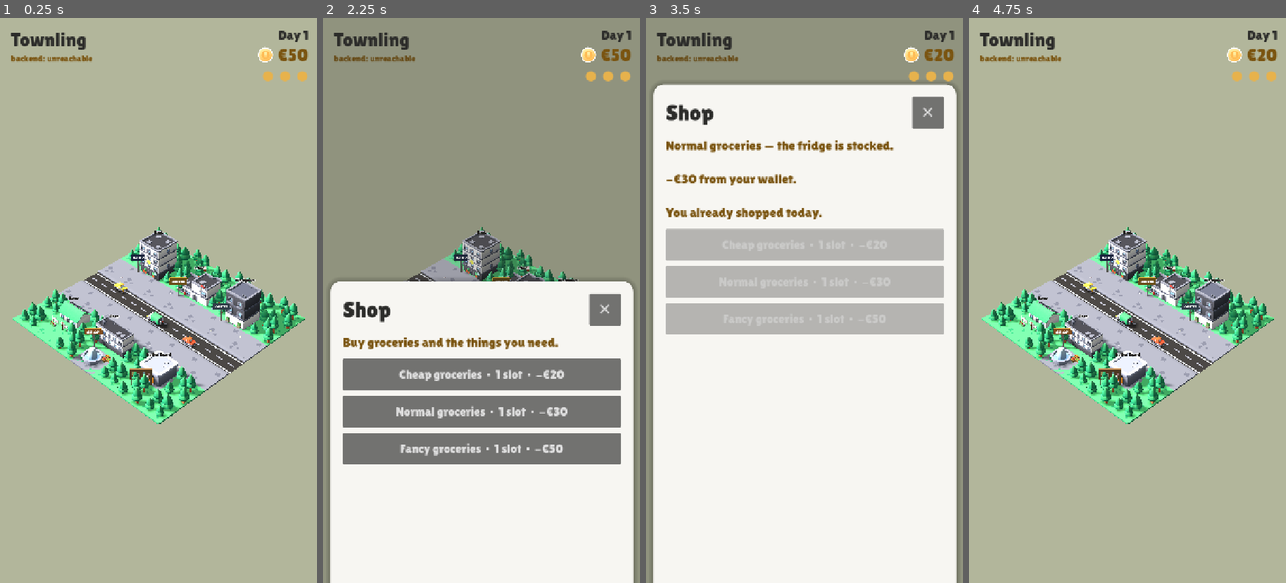
Above: before the commit, frames 1-4 (left to right).
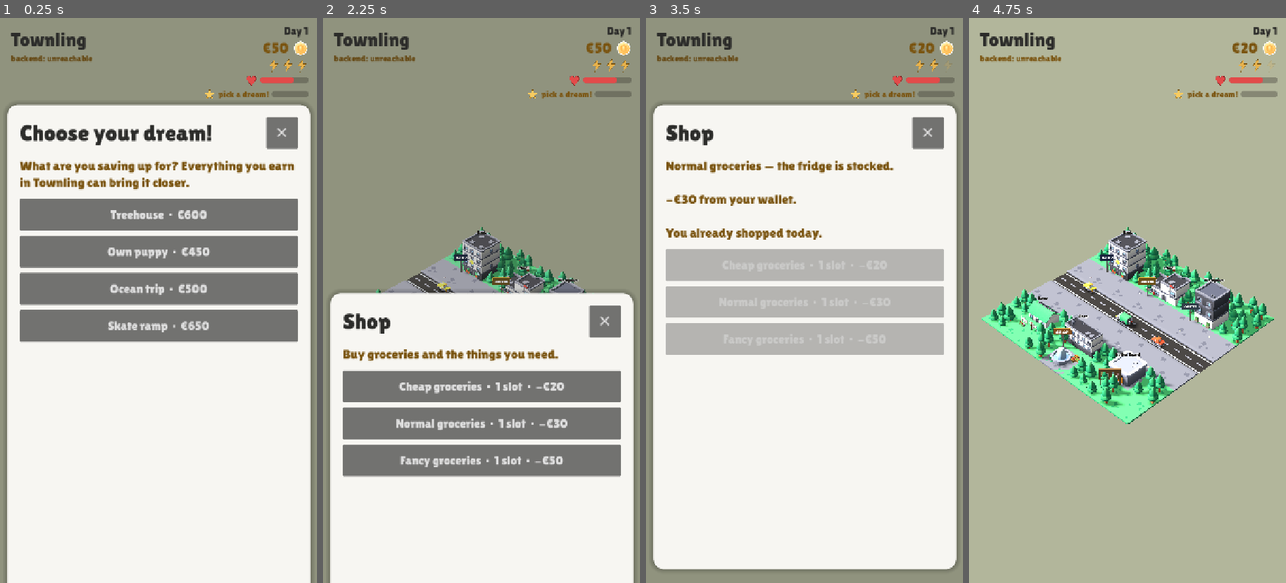
Above: after the commit, the same moments.

Repository: ayeshaverdan/townling
Game: Godot game, scene res://scenes/diorama.tscn
Two runs of this game, one before a commit and one after it. Both use one fixed random seed, a clock stepped at 60 frames per second and the inputs below.
Inputs (mouse positions are in pixels of both pictures, inside the frame that each line leads up to):
- Up to frame 1 (0.25 s): no input
- Up to frame 2 (2.25 s): click (605, 131) at 0.5 s, where only the run after the commit has a clickable "✕"; tap Enter at 1.25 s; move the mouse to (551, 272) at 1.27 s; click (551, 272) at 1.42 s; tap Space at 2 s; move the mouse to (418, 328) at 2.02 s; click (418, 328) at 2.17 s
- Up to frame 3 (3.5 s): click "Normal groceries · 1 slot · −…" at 2.75 s
- Up to frame 4 (4.75 s): click "✕" at 3.5 s; tap Enter at 4.25 s; move the mouse to (1159, 176) at 4.27 s; click (1159, 176) at 4.42 s

The runs differ from the first frame. In frame 1, 98% of the frame differs, in the area x 0-100%, y 0-100%; in frame 2, 16%; in frame 3, 21%; in frame 4, 1.4%.

Commit message:
The Dream, wellbeing, and visible money purpose (first kid feedback)
First playtest question from a real kid: "why do we need money?" — the
design doc's answer is the dream system (§8) and the treadmill, which the
first gameplay slice lacked. This adds them:

- The Dream: chosen on day 1 before anything else (spec §2) from the §12
  catalog (Treehouse/Puppy/Ocean trip/Skate ramp); funded in €25 steps from
  Home; appears on the diorama as a white ghost that solidifies with every
  contribution and turns gold when complete. HUD shows star + €saved/€goal
  progress bar. Non-dismissable picker on first run.
- Wellbeing (spec §9, simplified): 0-100 meter, heart bar in HUD; rest +20;
  overnight drift -5; food matters (cheap -5 / normal 0 / fancy +5; no
  dinner -10); below 30 shifts pay 80% with "worn out" feedback.
- Money purpose made visible: Home shows rent countdown + dream ledger;
  evening summary warns about no dinner and shows the dream fund.
- Icons: Pillow-generated heart/bolt/star PNGs (emoji don't render in web
  builds); energy slots are now bolt icons; wallet €-then-coin.
- Economy tests extended to 32 checks (wellbeing drift/clamps, tired pay,
  dream select/fund/complete); still gate the Docker build.

Co-Authored-By: Claude Opus 4.8 <noreply@anthropic.com>

Diff:
--- a/game/data/economy.json
+++ b/game/data/economy.json
@@ -1,13 +1,28 @@
 {
-	"comment": "Launch-tuning defaults per system spec §2/§8. All tunables are data, not code.",
+	"comment": "Launch-tuning defaults per system spec §2/§8/§9/§12. All tunables are data, not code.",
 	"starter_wallet": 50,
 	"slots_per_day": 3,
 	"courier_shift": { "pay": 24, "tip": 4 },
 	"groceries": [
-		{ "id": "cheap", "label": "Cheap", "cost": 20 },
-		{ "id": "normal", "label": "Normal", "cost": 30 },
-		{ "id": "fancy", "label": "Fancy", "cost": 50 }
+		{ "id": "cheap", "label": "Cheap", "cost": 20, "wellbeing": -5 },
+		{ "id": "normal", "label": "Normal", "cost": 30, "wellbeing": 0 },
+		{ "id": "fancy", "label": "Fancy", "cost": 50, "wellbeing": 5 }
 	],
+	"no_food_penalty": 10,
 	"rent_weekly": 60,
-	"savings_step": 10
+	"savings_step": 10,
+	"dream_step": 25,
+	"dreams": [
+		{ "id": "treehouse", "label": "Treehouse", "cost": 600 },
+		{ "id": "puppy", "label": "Own puppy", "cost": 450 },
+		{ "id": "ocean", "label": "Ocean trip", "cost": 500 },
+		{ "id": "ramp", "label": "Skate ramp", "cost": 650 }
+	],
+	"wellbeing": {
+		"start": 70,
+		"daily_drift": -5,
+		"rest_gain": 20,
+		"low_threshold": 30,
+		"low_pay_mult": 0.8
+	}
 }
--- a/game/scripts/diorama.gd
+++ b/game/scripts/diorama.gd
@@ -70,7 +70,13 @@
 
 var _hud_day: Label
 var _hud_wallet: Label
-var _hud_slots: Label
+var _hud_bolts: Array[TextureRect] = []
+var _hud_heart: ProgressBar
+var _hud_dream_label: Label
+var _hud_dream_bar: ProgressBar
+
+var _dream_spot: Node3D
+var _dream_spot_key := ""  # rebuild ghost only when dream/progress bucket changes
 
 var _config_request: HTTPRequest
 var _health_request: HTTPRequest
@@ -88,6 +94,11 @@
 	if "--shot" in OS.get_cmdline_args():
 		_capture_and_quit()
 		return
+
+	# Day 1, minute 2 (spec §2): the dream is chosen before anything else —
+	# it is the answer to "why do we need money?".
+	if GameState.dream_id == "":
+		_open_dream_picker.call_deferred()
 
 	_config_request = HTTPRequest.new()
 	_health_request = HTTPRequest.new()
@@ -118,6 +129,29 @@
 			if _picks[i]["name"] == "Workplace":
 				_open_screen(i)
 				break
+	elif "--dream" in OS.get_cmdline_args():
+		GameState.autosave = false
+		GameState.init_new()
+		GameState.select_dream("treehouse")
+		GameState.wallet = 400
+		for i in 12:
+			GameState.fund_dream()
+	elif "--ui2" in OS.get_cmdline_args():
+		GameState.autosave = false
+		GameState.init_new()
+		_open_dream_picker()
+	elif "--ui3" in OS.get_cmdline_args():
+		GameState.autosave = false
+		GameState.init_new()
+		GameState.select_dream("treehouse")
+		GameState.wallet = 210
+		GameState.fund_dream()
+		GameState.fund_dream()
+		GameState.fund_dream()
+		for i in _picks.size():
+			if _picks[i]["name"] == "Home":
+				_open_screen(i)
+				break
 	for _i in range(6):
 		await get_tree().process_frame
 	var image := get_viewport().get_texture().get_image()
@@ -204,7 +238,7 @@
 		Vector2i(0, 1), Vector2i(2, 1), Vector2i(4, 1), Vector2i(6, 1),
 		Vector2i(0, 5), Vector2i(2, 5), Vector2i(4, 5), Vector2i(6, 5),
 		Vector2i(0, 6), Vector2i(2, 6), Vector2i(4, 6),
-		Vector2i(5, 6), Vector2i(6, 6),
+		Vector2i(5, 6),
 	]
 	var tall := true
 	for cell in tree_cells:
@@ -214,6 +248,7 @@
 	# A fountain centrepiece in the front park, and a little sidewalk colour.
 	_spawn("pavement-fountain", FOUNTAIN_CELL)
 	_scatter_confetti()
+	_update_dream_spot()
 
 	# Street life: cars on the two lanes, a delivery truck by the Shop.
 	# (Car Kit uses a larger unit scale; ~0.18 fits our 1x1 tiles.)
@@ -464,6 +499,89 @@
 		root.add_child(note)
 
 
+# --- The dream on the diorama (design doc §8: dotted outline that fills) -----
+
+const DREAM_CELL := Vector2i(6, 6)
+
+## Rebuild the ghost when the dream or its progress bucket changes. The dream
+## starts as a pale ghost and solidifies as it is funded; complete = gold.
+func _update_dream_spot() -> void:
+	var key := "%s:%d:%s" % [
+		GameState.dream_id, int(GameState.dream_progress() * 10.0),
+		str(GameState.dream_complete())]
+	if key == _dream_spot_key:
+		return
+	_dream_spot_key = key
+	if _dream_spot != null:
+		_dream_spot.queue_free()
+		_dream_spot = null
+	if GameState.dream_id == "":
+		return
+
+	_dream_spot = Node3D.new()
+	_dream_spot.position = Vector3(DREAM_CELL.x * TILE, GROUND_Y, DREAM_CELL.y * TILE)
+	world.add_child(_dream_spot)
+
+	var mat := StandardMaterial3D.new()
+	if GameState.dream_complete():
+		mat.albedo_color = Color(0.95, 0.83, 0.5, 1.0)   # solid gold — it's real!
+	else:
+		mat.transparency = BaseMaterial3D.TRANSPARENCY_ALPHA
+		mat.albedo_color = Color(1, 1, 1, 0.22 + 0.55 * GameState.dream_progress())
+	mat.roughness = 0.9
+	mat.specular_mode = BaseMaterial3D.SPECULAR_DISABLED
+
+	match GameState.dream_id:
+		"treehouse":
+			_dream_mesh(_box_mesh(Vector3(0.12, 0.5, 0.12)), Vector3(0, 0.25, 0), mat)
+			_dream_mesh(_box_mesh(Vector3(0.44, 0.05, 0.44)), Vector3(0, 0.52, 0), mat)
+			_dream_mesh(_box_mesh(Vector3(0.3, 0.22, 0.3)), Vector3(0, 0.65, 0), mat)
+			_dream_mesh(_prism_mesh(Vector3(0.36, 0.16, 0.36)), Vector3(0, 0.84, 0), mat)
+		"puppy":
+			_dream_mesh(_box_mesh(Vector3(0.34, 0.26, 0.34)), Vector3(0, 0.13, 0), mat)
+			_dream_mesh(_prism_mesh(Vector3(0.4, 0.18, 0.4)), Vector3(0, 0.35, 0), mat)
+		"ocean":
+			_dream_mesh(_box_mesh(Vector3(0.5, 0.1, 0.2)), Vector3(0, 0.1, 0), mat)
+			_dream_mesh(_box_mesh(Vector3(0.03, 0.34, 0.03)), Vector3(0, 0.32, 0), mat)
+			_dream_mesh(_prism_mesh(Vector3(0.26, 0.24, 0.02)), Vector3(0.13, 0.32, 0), mat)
+		"ramp":
+			_dream_mesh(_prism_mesh(Vector3(0.3, 0.22, 0.36)), Vector3(-0.18, 0.11, 0), mat, 90.0)
+			_dream_mesh(_prism_mesh(Vector3(0.3, 0.22, 0.36)), Vector3(0.18, 0.11, 0), mat, -90.0)
+
+	var tag := Label3D.new()
+	tag.text = "MY DREAM" if not GameState.dream_complete() else "DREAM COME TRUE!"
+	tag.font = _font
+	tag.billboard = BaseMaterial3D.BILLBOARD_ENABLED
+	tag.pixel_size = 0.003
+	tag.font_size = 30
+	tag.modulate = Color("7a5410")
+	tag.outline_size = 8
+	tag.outline_modulate = Color(1, 1, 1, 0.9)
+	tag.position = Vector3(0, 1.15, 0)
+	_dream_spot.add_child(tag)
+
+
+func _dream_mesh(mesh: Mesh, pos: Vector3, mat: Material, rot_deg: float = 0.0) -> void:
+	var mi := MeshInstance3D.new()
+	mi.mesh = mesh
+	mi.material_override = mat
+	mi.position = pos
+	mi.rotation.y = deg_to_rad(rot_deg)
+	_dream_spot.add_child(mi)
+
+
+func _box_mesh(size: Vector3) -> BoxMesh:
+	var m := BoxMesh.new()
+	m.size = size
+	return m
+
+
+func _prism_mesh(size: Vector3) -> PrismMesh:
+	var m := PrismMesh.new()
+	m.size = size
+	return m
+
+
 ## A little scattered colour on the sidewalks (fixed, deterministic).
 func _scatter_confetti() -> void:
 	var spots := [
@@ -578,6 +696,10 @@
 	if GameState.rent_due_tonight():
 		lines += "\nRent    ↓  €%d  (due tonight)" % GameState.rent_amount()
 	lines += "\nWallet  =  €%d" % GameState.wallet
+	if GameState.groceries_today == "":
+		lines += "\n\nNo dinner tonight — that will hurt tomorrow!"
+	if GameState.dream_id != "" and not GameState.dream_complete():
+		lines += "\nDream fund:  €%d / €%d" % [GameState.dream_saved, GameState.dream_cost()]
 	_screen_body.text = lines
 	_build_actions()
 	_show_card()
@@ -617,10 +739,28 @@
 
 # --- Per-building actions ----------------------------------------------------
 
+## Day-1 dream picker (spec §2 minute 2-3): install the pull before the grind.
+func _open_dream_picker() -> void:
+	_current_screen = "Dream"
+	_screen_title.text = "Choose your dream!"
+	_screen_body.text = "What are you saving up for? Everything you earn in Townling can bring it closer."
+	_build_actions()
+	_show_card()
+
+
 func _build_actions() -> void:
 	for child in _actions.get_children():
 		child.queue_free()
 	match _current_screen:
+		"Dream":
+			if GameState.dream_id == "":
+				for d in GameState.econ.get("dreams", []):
+					var db := _action_button("%s  ·  €%d" % [d.get("label", "?"), int(d.get("cost", 0))])
+					var did: String = d.get("id", "")
+					db.pressed.connect(func() -> void: _pick_dream(did))
+			else:
+				var go := _action_button("Let's go!")
+				go.pressed.connect(_close_screen)
 		"Workplace":
 			var shift: Dictionary = GameState.econ.get("courier_shift", {})
 			var pay := int(shift.get("pay", 24)) + int(shift.get("tip", 4))
@@ -641,9 +781,22 @@
 			if GameState.groceries_today != "":
 				_screen_body.text += "\n\nYou already shopped today."
 		"Home":
-			var r := _action_button("Rest  ·  1 slot")
+			var days_left := 7 - ((GameState.day - 1) % 7 + 1)
+			var rent_line := "Rent €%d is due tonight!" % GameState.rent_amount() \
+				if GameState.rent_due_tonight() else \
+				"Rent €%d due in %d day%s." % [GameState.rent_amount(), days_left, "" if days_left == 1 else "s"]
+			_screen_body.text += "\n\n" + rent_line
+			if GameState.dream_id != "" and not GameState.dream_complete():
+				_screen_body.text += "\nDream:  %s  €%d / €%d" % [
+					GameState.dream_def().get("label", ""), GameState.dream_saved, GameState.dream_cost()]
+			var r := _action_button("Rest  ·  1 slot  ·  wellbeing up")
 			r.disabled = GameState.slots_left <= 0
 			r.pressed.connect(_do_rest)
+			if GameState.dream_id != "" and not GameState.dream_complete():
+				var step := int(GameState.econ.get("dream_step", 25))
+				var fd := _action_button("Put €%d toward your dream" % step)
+				fd.disabled = GameState.wallet <= 0
+				fd.pressed.connect(_do_fund_dream)
 		"Bank":
 			_screen_body.text += "\n\nSavings jar:  €%d" % GameState.savings
 			var step := int(GameState.econ.get("savings_step", 10))
@@ -669,12 +822,37 @@
 	return b
 
 
+func _pick_dream(id: String) -> void:
+	if not GameState.select_dream(id):
+		return
+	Sfx.play(SND_OPEN, -8.0)
+	_screen_body.text = "A %s! Wonderful choice.\n\nLook for the ghostly outline in town — every coin you put toward it makes it more real." % GameState.dream_def().get("label", "")
+	_build_actions()
+
+
+func _do_fund_dream() -> void:
+	var r: Dictionary = GameState.fund_dream()
+	if r.is_empty():
+		return
+	Sfx.play(SND_OPEN, -10.0)
+	if r.get("completed", false):
+		_screen_body.text = "YOU DID IT! Your %s is real!\n\nGo look at it in town — you earned every coin of it." % GameState.dream_def().get("label", "")
+	else:
+		_screen_body.text = "€%d closer to your %s!\n\nDream fund:  €%d / €%d" % [
+			r["added"], GameState.dream_def().get("label", ""),
+			GameState.dream_saved, GameState.dream_cost()]
+	_build_actions()
+
+
 func _do_shift() -> void:
 	var r: Dictionary = GameState.work_shift()
 	if r.is_empty():
 		return
 	Sfx.play(SND_OPEN, -10.0)
-	_screen_body.text = "Deliveries done — nice work!\n\n+€%d into your wallet." % r["amount"]
+	if r.get("tired", false):
+		_screen_body.text = "Deliveries done… but you're worn out, so it went slowly.\n\n+€%d (tired pay). Some rest would help!" % r["amount"]
+	else:
+		_screen_body.text = "Deliveries done — nice work!\n\n+€%d into your wallet." % r["amount"]
 	_build_actions()
 
 
@@ -691,7 +869,7 @@
 func _do_rest() -> void:
 	if not GameState.rest():
 		return
-	_screen_body.text = "You put your feet up. Tomorrow will be busy!"
+	_screen_body.text = "You put your feet up and recharge. Wellbeing up!"
 	_build_actions()
 
 
@@ -721,6 +899,9 @@
 	_screen.visible = false
 	_screen.gui_input.connect(func(e: InputEvent) -> void:
 		if e is InputEventMouseButton and e.pressed:
+			# The dream picker must be answered, not dismissed.
+			if _current_screen == "Dream" and GameState.dream_id == "":
+				return
 			_close_screen()
 	)
 	ui.add_child(_screen)
@@ -782,16 +963,16 @@
 	# always-visible number, design doc §13) ---------------------------------
 	var hud := VBoxContainer.new()
 	hud.set_anchors_preset(Control.PRESET_TOP_RIGHT)
-	hud.offset_left = -240.0
+	hud.offset_left = -340.0
 	hud.offset_right = -20.0
-	hud.offset_top = 20.0
+	hud.offset_top = 16.0
 	hud.add_theme_constant_override("separation", 4)
 	ui.add_child(hud)
 
 	_hud_day = Label.new()
 	_hud_day.horizontal_alignment = HORIZONTAL_ALIGNMENT_RIGHT
 	_hud_day.add_theme_color_override("font_color", Color("2c2c2a"))
-	_hud_day.add_theme_font_size_override("font_size", 30)
+	_hud_day.add_theme_font_size_override("font_size", 24)
 	hud.add_child(_hud_day)
 
 	var wallet_row := HBoxContainer.new()
@@ -799,23 +980,69 @@
 	wallet_row.add_theme_constant_override("separation", 8)
 	hud.add_child(wallet_row)
 
-	var coin := TextureRect.new()
-	coin.texture = load("res://assets/ui/coin.png")
-	coin.custom_minimum_size = Vector2(40, 40)
-	coin.expand_mode = TextureRect.EXPAND_IGNORE_SIZE
-	coin.stretch_mode = TextureRect.STRETCH_KEEP_ASPECT_CENTERED
-	wallet_row.add_child(coin)
-
 	_hud_wallet = Label.new()
 	_hud_wallet.add_theme_color_override("font_color", Color("7a5410"))
-	_hud_wallet.add_theme_font_size_override("font_size", 40)
+	_hud_wallet.add_theme_font_size_override("font_size", 34)
 	wallet_row.add_child(_hud_wallet)
-
-	_hud_slots = Label.new()
-	_hud_slots.horizontal_alignment = HORIZONTAL_ALIGNMENT_RIGHT
-	_hud_slots.add_theme_color_override("font_color", Color("e7b24c"))
-	_hud_slots.add_theme_font_size_override("font_size", 30)
-	hud.add_child(_hud_slots)
+	wallet_row.add_child(_hud_icon("res://assets/ui/coin.png", 36))
+
+	# Energy bolts (the day's 3 slots).
+	var bolt_row := HBoxContainer.new()
+	bolt_row.alignment = BoxContainer.ALIGNMENT_END
+	bolt_row.add_theme_constant_override("separation", 2)
+	hud.add_child(bolt_row)
+	for i in int(GameState.econ.get("slots_per_day", 3)):
+		var bolt := _hud_icon("res://assets/ui/bolt.png", 30)
+		bolt_row.add_child(bolt)
+		_hud_bolts.append(bolt)
+
+	# Wellbeing: heart + bar.
+	var heart_row := HBoxContainer.new()
+	heart_row.alignment = BoxContainer.ALIGNMENT_END
+	heart_row.add_theme_constant_override("separation", 6)
+	hud.add_child(heart_row)
+	heart_row.add_child(_hud_icon("res://assets/ui/heart.png", 28))
+	_hud_heart = _hud_bar(Color("e24b4a"), Vector2(110, 14))
+	heart_row.add_child(_hud_heart)
+
+	# The dream: star + progress toward the goal.
+	var dream_row := HBoxContainer.new()
+	dream_row.alignment = BoxContainer.ALIGNMENT_END
+	dream_row.add_theme_constant_override("separation", 6)
+	hud.add_child(dream_row)
+	dream_row.add_child(_hud_icon("res://assets/ui/star.png", 28))
+	_hud_dream_label = Label.new()
+	_hud_dream_label.add_theme_color_override("font_color", Color("7a5410"))
+	_hud_dream_label.add_theme_font_size_override("font_size", 20)
+	dream_row.add_child(_hud_dream_label)
+	_hud_dream_bar = _hud_bar(Color("e7b24c"), Vector2(84, 14))
+	dream_row.add_child(_hud_dream_bar)
+
+
+func _hud_icon(path: String, px: int) -> TextureRect:
+	var icon := TextureRect.new()
+	icon.texture = load(path)
+	icon.custom_minimum_size = Vector2(px, px)
+	icon.expand_mode = TextureRect.EXPAND_IGNORE_SIZE
+	icon.stretch_mode = TextureRect.STRETCH_KEEP_ASPECT_CENTERED
+	return icon
+
+
+func _hud_bar(fill: Color, size: Vector2) -> ProgressBar:
+	var bar := ProgressBar.new()
+	bar.show_percentage = false
+	bar.custom_minimum_size = size
+	bar.size_flags_vertical = Control.SIZE_SHRINK_CENTER
+	bar.max_value = 100.0
+	var bg := StyleBoxFlat.new()
+	bg.bg_color = Color(0.2, 0.19, 0.17, 0.35)
+	bg.set_corner_radius_all(8)
+	var fg := StyleBoxFlat.new()
+	fg.bg_color = fill
+	fg.set_corner_radius_all(8)
+	bar.add_theme_stylebox_override("background", bg)
+	bar.add_theme_stylebox_override("fill", fg)
+	return bar
 
 
 func _refresh_hud() -> void:
@@ -823,13 +1050,22 @@
 		return
 	_hud_day.text = "Day %d" % GameState.day
 	_hud_wallet.text = "€%d" % GameState.wallet
-	var dots := ""
-	for i in int(GameState.econ.get("slots_per_day", 3)):
-		dots += "●  " if i < GameState.slots_left else "○  "
-	_hud_slots.text = dots.strip_edges()
-
-
-const CARD_TOP := 150.0
+	for i in _hud_bolts.size():
+		_hud_bolts[i].modulate.a = 1.0 if i < GameState.slots_left else 0.2
+	_hud_heart.value = float(GameState.wellbeing)
+	if GameState.dream_id == "":
+		_hud_dream_label.text = "pick a dream!"
+		_hud_dream_bar.value = 0.0
+	elif GameState.dream_complete():
+		_hud_dream_label.text = "%s  ✔" % GameState.dream_def().get("label", "")
+		_hud_dream_bar.value = 100.0
+	else:
+		_hud_dream_label.text = "€%d/€%d" % [GameState.dream_saved, GameState.dream_cost()]
+		_hud_dream_bar.value = GameState.dream_progress() * 100.0
+	_update_dream_spot()
+
+
+const CARD_TOP := 196.0
 
 func _size_card() -> void:
 	var vp := get_viewport().get_visible_rect().size
--- a/game/scripts/game_state.gd
+++ b/game/scripts/game_state.gd
@@ -23,6 +23,9 @@
 var earned_today: int = 0
 var spent_today: int = 0
 var groceries_today: String = ""  # grocery tier id bought today ("" = none)
+var wellbeing: int = 70           # 0-100 (spec §9); low wellbeing reduces pay
+var dream_id: String = ""         # the dream (design doc §8) — "" until chosen
+var dream_saved: int = 0          # coins put toward the dream so far
 
 ## Disable to keep unit tests from touching user:// saves.
 var autosave: bool = true
@@ -52,6 +55,9 @@
 	earned_today = 0
 	spent_today = 0
 	groceries_today = ""
+	wellbeing = int(_wb().get("start", 70))
+	dream_id = ""
+	dream_saved = 0
 	_after_change()
 
 
@@ -63,11 +69,14 @@
 		return {}
 	var shift: Dictionary = econ.get("courier_shift", {})
 	var amount := int(shift.get("pay", 24)) + int(shift.get("tip", 4))
+	var tired := wellbeing < int(_wb().get("low_threshold", 30))
+	if tired:
+		amount = int(amount * float(_wb().get("low_pay_mult", 0.8)))
 	slots_left -= 1
 	wallet += amount
 	earned_today += amount
 	_after_change()
-	return {"amount": amount}
+	return {"amount": amount, "tired": tired}
 
 
 ## Buy groceries (one tier per day): one slot.
@@ -88,11 +97,12 @@
 	return {"cost": cost, "label": tier.get("label", tier_id)}
 
 
-## Rest: one slot. (Refills wellbeing once the meter exists — spec §9.)
+## Rest: one slot; refills wellbeing (spec §9 — rest is a resource).
 func rest() -> bool:
 	if slots_left <= 0:
 		return false
 	slots_left -= 1
+	wellbeing = clampi(wellbeing + int(_wb().get("rest_gain", 20)), 0, 100)
 	_after_change()
 	return true
 
@@ -115,6 +125,56 @@
 	wallet += amount
 	_after_change()
 	return true
+
+
+# --- The dream (design doc §8: the reason to earn) ----------------------------
+
+func select_dream(id: String) -> bool:
+	if dream_id != "" or _dream_def(id).is_empty():
+		return false
+	dream_id = id
+	dream_saved = 0
+	_after_change()
+	return true
+
+
+func dream_def() -> Dictionary:
+	return _dream_def(dream_id)
+
+
+func dream_cost() -> int:
+	return int(dream_def().get("cost", 0))
+
+
+func dream_progress() -> float:
+	var cost := dream_cost()
+	return 0.0 if cost == 0 else clampf(float(dream_saved) / float(cost), 0.0, 1.0)
+
+
+func dream_complete() -> bool:
+	return dream_id != "" and dream_saved >= dream_cost() and dream_cost() > 0
+
+
+## Put coins toward the dream (design doc §8: money is the bridge to it).
+func fund_dream() -> Dictionary:
+	if dream_id == "" or dream_complete():
+		return {}
+	var step := int(econ.get("dream_step", 25))
+	var amount: int = mini(step, mini(dream_cost() - dream_saved, wallet))
+	if amount <= 0:
+		return {}
+	wallet -= amount
+	dream_saved += amount
+	spent_today += amount
+	_after_change()
+	return {"added": amount, "completed": dream_complete()}
+
+
+func _dream_def(id: String) -> Dictionary:
+	for d in econ.get("dreams", []):
+		if d.get("id", "") == id:
+			return d
+	return {}
 
 
 # --- Day cycle ---------------------------------------------------------------
@@ -128,8 +188,15 @@
 	return int(econ.get("rent_weekly", 60))
 
 
-## Close the day: charge rent on day 7/14/…, then start the next morning.
+## Close the day: overnight wellbeing (drift + tonight's food), rent on
+## day 7/14/…, then the next morning.
 func end_day() -> void:
+	var delta := int(_wb().get("daily_drift", -5))
+	if groceries_today == "":
+		delta -= int(econ.get("no_food_penalty", 10))
+	else:
+		delta += int(_grocery_tier(groceries_today).get("wellbeing", 0))
+	wellbeing = clampi(wellbeing + delta, 0, 100)
 	if rent_due_tonight():
 		wallet -= rent_amount()
 	day += 1
@@ -141,6 +208,10 @@
 
 
 # --- Helpers / persistence ---------------------------------------------------
+
+func _wb() -> Dictionary:
+	return econ.get("wellbeing", {})
+
 
 func _grocery_tier(tier_id: String) -> Dictionary:
 	for tier in econ.get("groceries", []):
@@ -164,6 +235,7 @@
 		"wallet": wallet, "savings": savings, "day": day,
 		"slots_left": slots_left, "earned_today": earned_today,
 		"spent_today": spent_today, "groceries_today": groceries_today,
+		"wellbeing": wellbeing, "dream_id": dream_id, "dream_saved": dream_saved,
 	}))
 
 
@@ -183,5 +255,8 @@
 	earned_today = int(parsed.get("earned_today", 0))
 	spent_today = int(parsed.get("spent_today", 0))
 	groceries_today = str(parsed.get("groceries_today", ""))
+	wellbeing = int(parsed.get("wellbeing", 70))
+	dream_id = str(parsed.get("dream_id", ""))
+	dream_saved = int(parsed.get("dream_saved", 0))
 	changed.emit()
 	return true
--- a/game/tests/test_game_state.gd
+++ b/game/tests/test_game_state.gd
@@ -21,6 +21,8 @@
 
 	check(gs.wallet == 50, "starter wallet €50")
 	check(gs.slots_left == 3, "3 slots per day")
+	check(gs.wellbeing == 70, "wellbeing starts at 70")
+	check(gs.dream_id == "", "no dream chosen yet")
 
 	var r: Dictionary = gs.work_shift()
 	check(r.get("amount", 0) == 28, "shift pays €24+€4")
@@ -32,6 +34,7 @@
 	check(gs.buy_groceries("cheap").is_empty(), "second groceries blocked")
 
 	check(gs.rest(), "rest consumes last slot")
+	check(gs.wellbeing == 90, "rest +20 wellbeing")
 	check(gs.slots_left == 0, "0 slots at dusk")
 	check(gs.work_shift().is_empty(), "no shift with 0 slots")
 
@@ -39,18 +42,26 @@
 	gs.end_day()
 	check(gs.day == 2 and gs.slots_left == 3, "day 2 fresh slots")
 	check(gs.earned_today == 0 and gs.groceries_today == "", "day counters reset")
+	check(gs.wellbeing == 85, "overnight: drift -5, normal food +0")
 
-	# Fast-forward to day 7 and check rent.
+	# Fast-forward to day 7 (no food those nights: -5 drift -10 hungry).
 	while gs.day < 7:
 		gs.end_day()
+	check(gs.wellbeing == 10, "5 hungry nights: 85 - 75 = 10")
 	check(gs.rent_due_tonight(), "rent due day 7")
 	var before: int = gs.wallet
 	gs.end_day()
 	check(gs.wallet == before - 60, "rent €60 charged")
 	check(gs.day == 8, "day 8 after payday night")
+	check(gs.wellbeing == 0, "wellbeing clamps at 0")
 
 	# Rent pushed the wallet negative (48 - 60): allowed by design (debt path).
 	check(gs.wallet == -12, "wallet may go negative from rent")
+
+	# Tired penalty: below threshold the shift pays 80%.
+	var tired_r: Dictionary = gs.work_shift()
+	check(tired_r.get("tired", false), "shift reports tired")
+	check(tired_r.get("amount", 0) == 22, "tired shift pays €22 (80%)")
 
 	# Bank micro-actions (fund the wallet first).
 	gs.wallet = 100
@@ -63,6 +74,26 @@
 	gs.wallet = 5
 	check(gs.buy_groceries("cheap").is_empty(), "groceries blocked when broke")
 
+	# The dream: select, fund in steps, complete.
+	check(not gs.select_dream("nonsense"), "unknown dream rejected")
+	check(gs.select_dream("puppy"), "dream selected")
+	check(not gs.select_dream("ocean"), "dream cannot be swapped")
+	check(gs.dream_cost() == 450, "puppy costs €450")
+	gs.wallet = 460
+	var f1: Dictionary = gs.fund_dream()
+	check(f1.get("added", 0) == 25, "dream funded €25")
+	check(gs.wallet == 435 and gs.dream_saved == 25, "wallet/dream ledgers move")
+	var completed := false
+	for i in 40:
+		var fr: Dictionary = gs.fund_dream()
+		if fr.get("completed", false):
+			completed = true
+			break
+	check(completed, "dream completes")
+	check(gs.dream_saved == 450 and gs.wallet == 10, "exact funding, €10 left")
+	check(gs.fund_dream().is_empty(), "no funding past completion")
+	check(gs.dream_progress() == 1.0, "progress 100%")
+
 	if failures == 0:
 		print("ALL TESTS PASSED")
 		quit(0)
Binary file added: game/assets/ui/bolt.png
Not shown, added: game/assets/ui/bolt.png.import
Binary file added: game/assets/ui/heart.png
Not shown, added: game/assets/ui/heart.png.import
Binary file added: game/assets/ui/star.png
Not shown, added: game/assets/ui/star.png.import
Not shown, added: game/scripts/game_state.gd.uid
Not shown, added: game/tests/test_game_state.gd.uid
